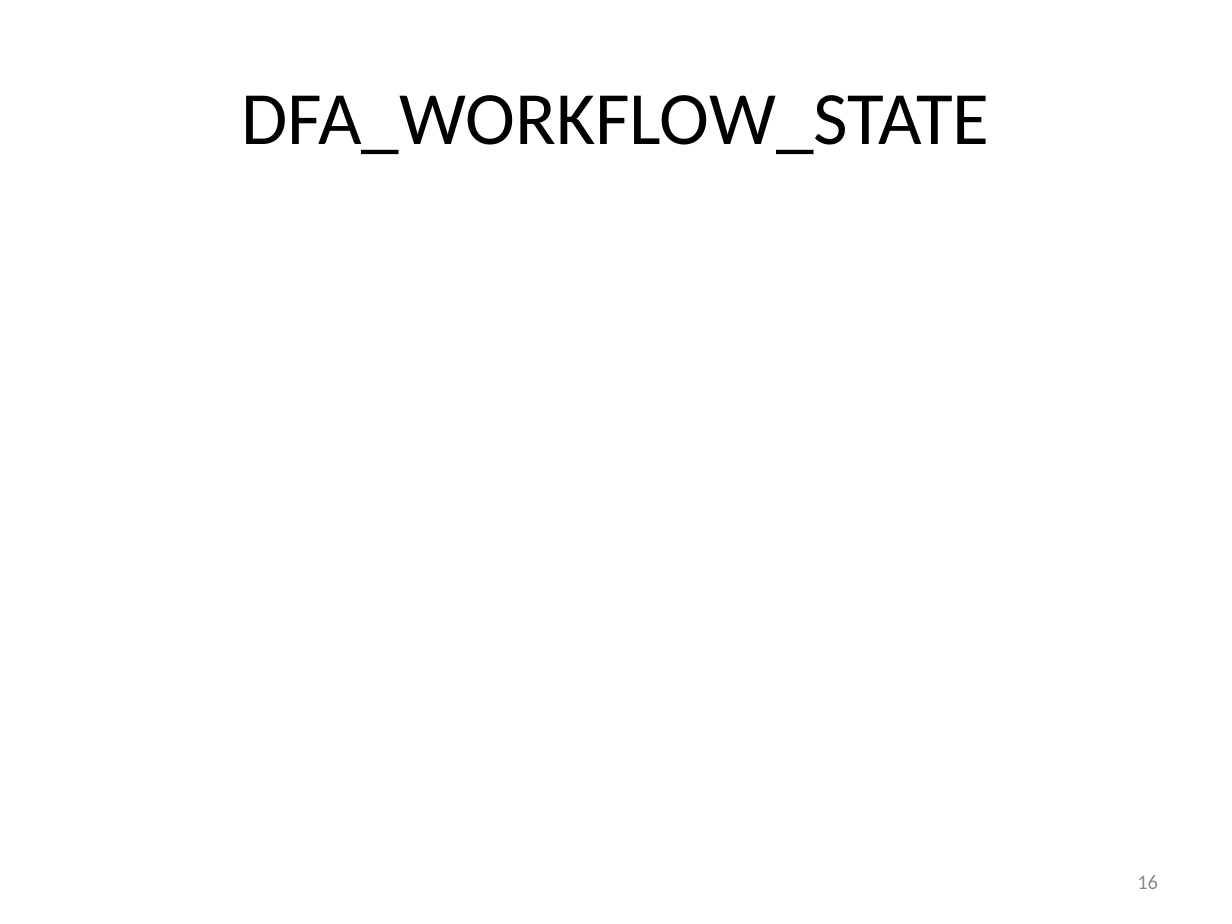
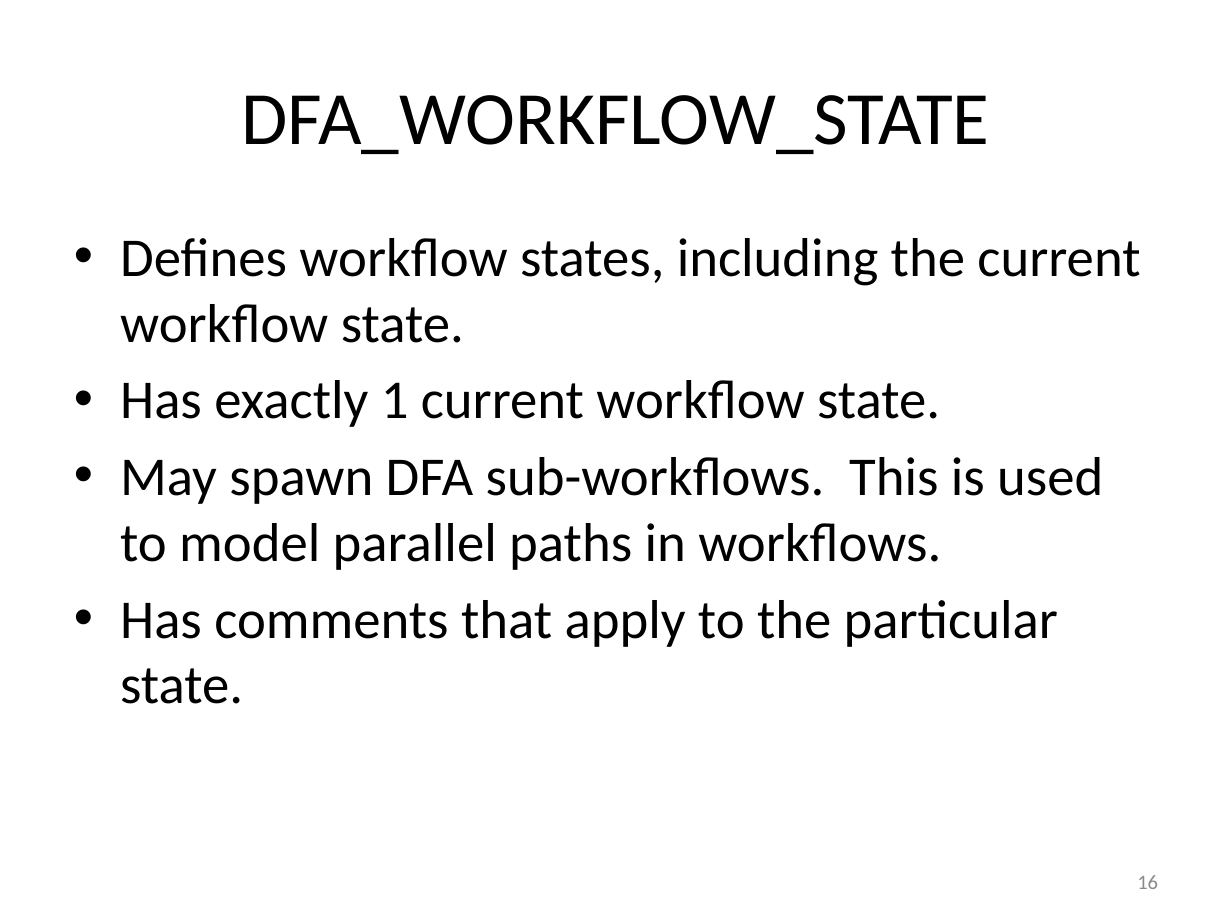
Before and after one commit to RichardRoda/DFA-Workflow-Model, a slide deck: slide 16 of Modeling Workflows with Event Driven DFA.pptx. Drawn at 1232x924 pixels with LibreOffice and Linux fonts; fonts in the diff are those of the drawing. Boxes give left, top, right and bottom in pixels: in the first picture for what was removed or moved away, otherwise in the second. Text is boxed around its words. In the diff, an @@ line names an element or a change of style, - is before the commit and + after.

Commit message:
Slides added / changed at home.

```diff
--- a/Modeling Workflows with Event Driven DFA.pptx
+++ b/Modeling Workflows with Event Driven DFA.pptx
@@ text added at box(120, 238, 1140, 704), 32 pt, text #000000 @@
+• Defines workflow states, including the current workflow state.
+• Has exactly 1 current workflow state.
+• May spawn DFA sub-workflows. This is used to model parallel paths in workflows.
+• Has comments that apply to the particular state.
```
